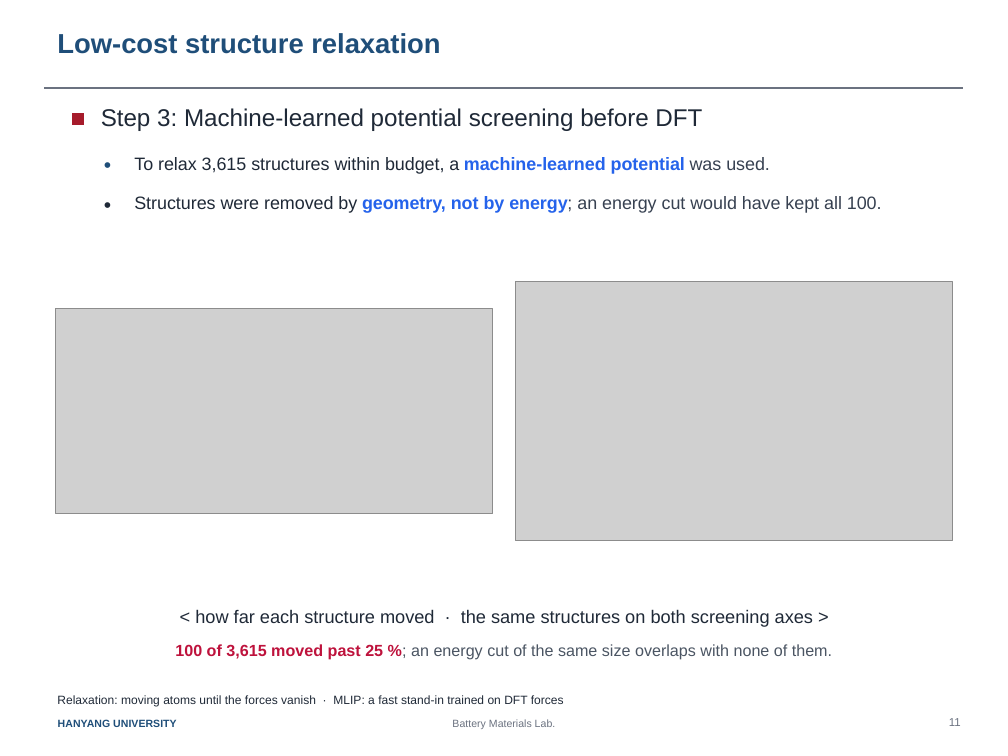
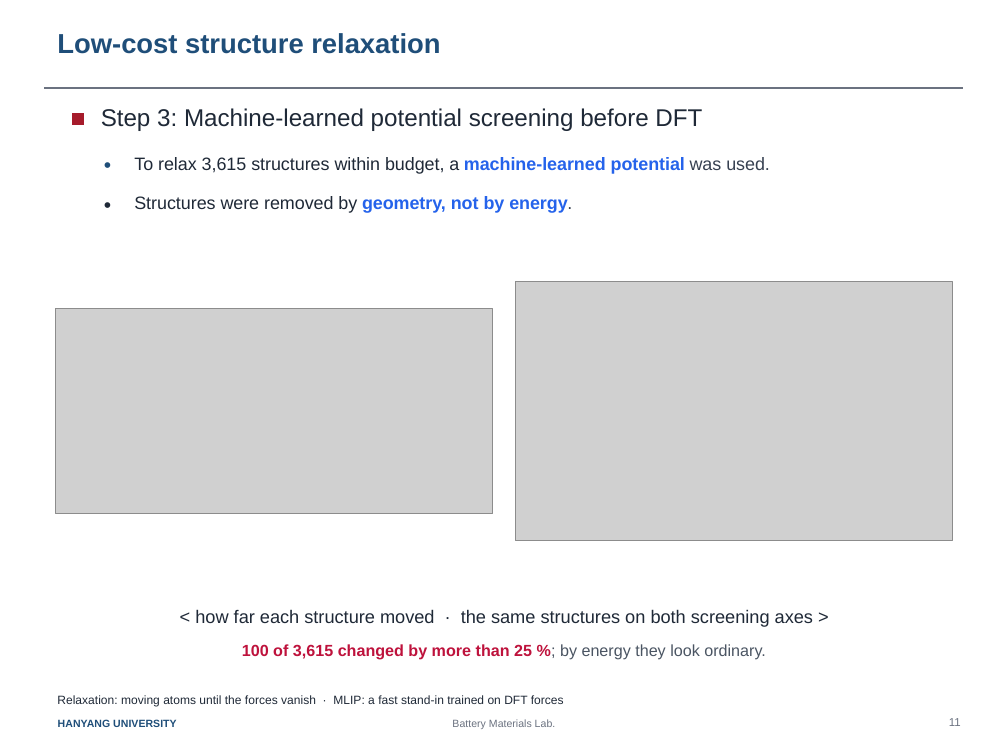
Before and after one commit to yonghoon7153-source/Yonghoon-DEM-DFT, a slide deck: slide 1 of docs/Slide11_lowcost_relaxation.pptx. Drawn at 1008x756 pixels with LibreOffice and Linux fonts; fonts in the diff are those of the drawing; grey boxes stand for pictures. Boxes give left, top, right and bottom in pixels: in the first picture for what was removed or moved away, otherwise in the second. Text is boxed around its words. In the diff, an @@ line names an element or a change of style, - is before the commit and + after.

```diff
--- a/docs/Slide11_lowcost_relaxation.pptx
+++ b/docs/Slide11_lowcost_relaxation.pptx
@@ text at [134, 196, 572, 213]: text changed; text colour #374151 to #1F2937 @@
-Structures were removed by geometry, not by energy; an energy cut would have kept all 100.
+Structures were removed by geometry, not by energy.
@@ text at [242, 644, 766, 659]: text changed; text colour #4B5563 to #BE123C; bold on @@
-100 of 3,615 moved past 25 %; an energy cut of the same size overlaps with none of them.
+100 of 3,615 changed by more than 25 %; by energy they look ordinary.
```
Also in this commit, not shown: 5 other files.
